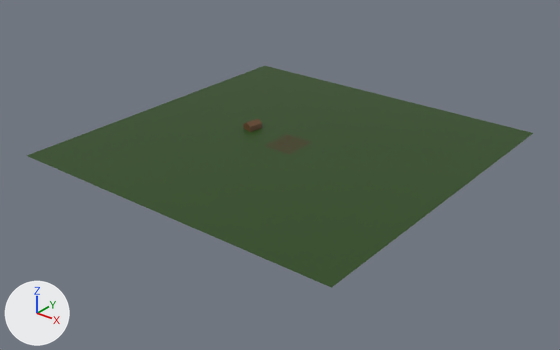
Renders of the glTF model models/Garden.gltf from each side of a commit.
Rendered twice from a 50 mm camera at (243.0, -312.0, 172.0) aimed at (3.0, -11.0, -14.0). Every picture has the same lights, and +X, +Y and +Z are marked at lower left. Where no turn or scale is listed for an object, it has been applied to the vertices. Vertices at the same position are counted once.

The scene before the commit, as lines of its bpy script (objects in view):
```python
me_plane_001 = bpy.data.meshes.new('Plane.001')
me_plane_001.from_pydata([(-100.0, -100.0, 0.0), (100.0, -100.0, 0.0), (-100.0, 100.0, 0.0), (100.0, 100.0, 0.0)], [], [(0, 1, 3), (0, 3, 2)])
me_plane_001.materials.append(mat_mat_ground)  # dark green #27470f
ob_ground = bpy.data.objects.new('Ground', me_plane_001)
ob_ground.location = (0.0, 0.0, 0.0)
```
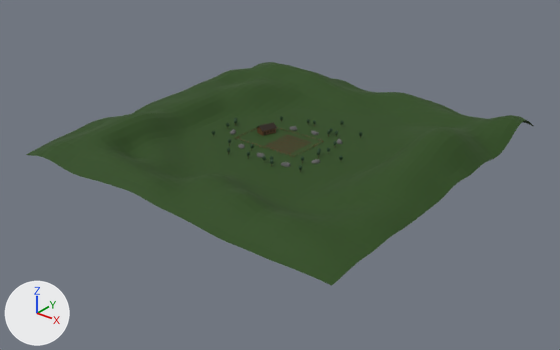
Changed parts and their boxes [x1, y1, x2, y2] in the pictures (560 x 350 px):
'Ground', reshaped
    before: [27, 66, 533, 288]
    after: [26, 62, 533, 286]
'Roof', added
    after: [256, 122, 277, 132]

What the commit changed:
Material 'mat_house2' (mat_mat_house2) is new.
Its base color is (0.022, 0.0118, 0.00579) (black #291c11).
Its roughness is 0.8.
me_plane_001 is used by ob_ground; location (0.0, 0.0, 0.0).
me_plane_001 had 4 vertices, 2 faces and spanned x -100.0..100.0, y -100.0..100.0, z 0.0.
me_plane_001 now has 1637 vertices, 3097 faces and spans x -101.0..101.0, y -101.0..103.0, z 0.0..19.0.
me_plane_001 part 1: 4 vertices removed from x -100.0..100.0, y -100.0..100.0, z 0.0; 1637 vertices added at x -101.0..101.0, y -101.0..103.0, z 0.0..19.0.
Mesh me_cube_003 is new.
It has 84 vertices, 164 faces and spans x -4.76..4.76, y -5.75..5.75, z 1.33..3.76.
It uses material mat_mat_house2 (black #291c11).
Object 'Roof' (ob_roof) is new; it shows me_cube_003.
Its location is (-19.8, 5.1, 1.5).
